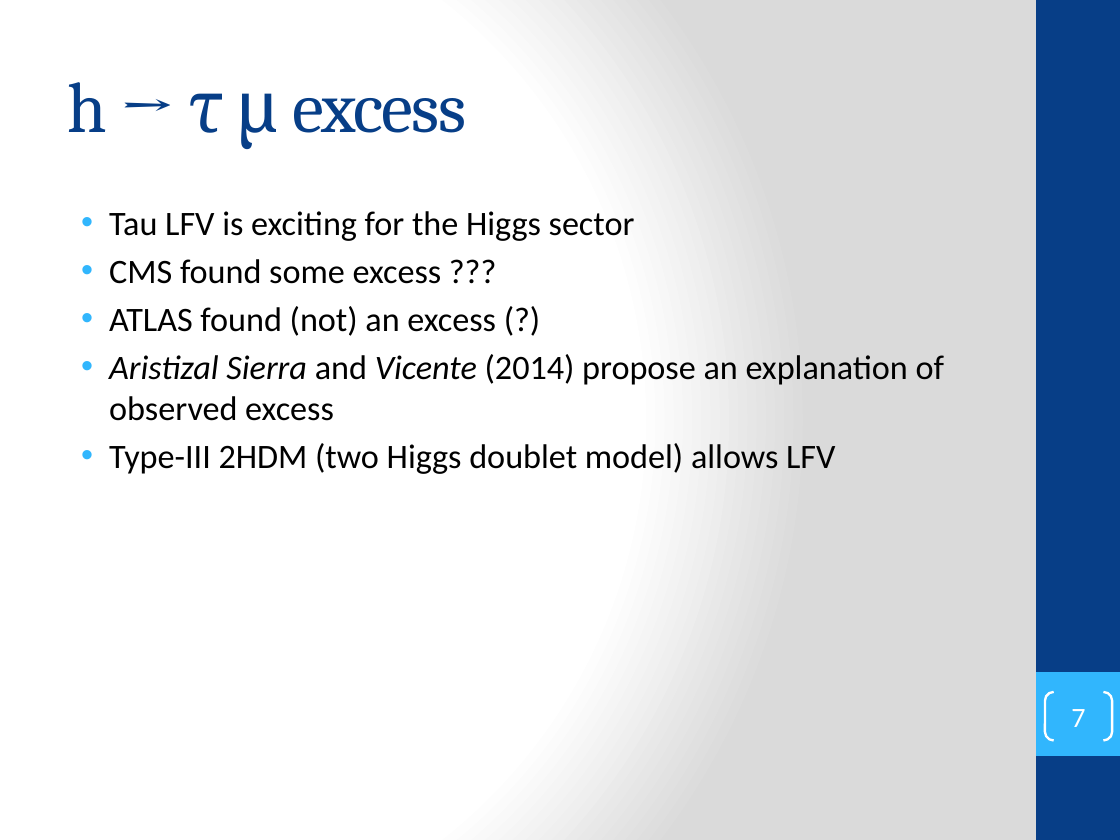
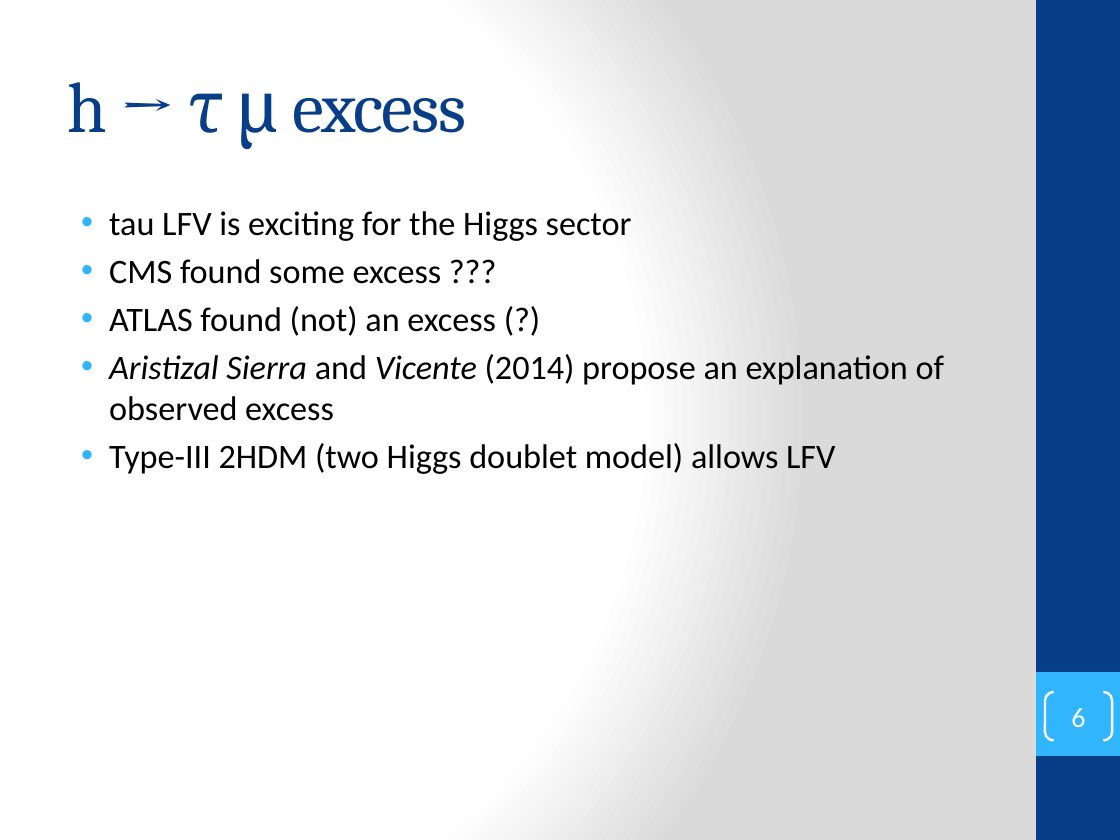
Before and after one commit to secret-agent-drone/lit-review, a slide deck: slide 6 of LiteratureReview_talk/lit_review_talk.pptx (slide 7 before the commit). Drawn at 1120x840 pixels with LibreOffice and Linux fonts; fonts in the diff are those of the drawing. Boxes give left, top, right and bottom in pixels: in the first picture for what was removed or moved away, otherwise in the second. Text is boxed around its words. In the diff, an @@ line names an element or a change of style, - is before the commit and + after.

```diff
--- a/LiteratureReview_talk/lit_review_talk.pptx
+++ b/LiteratureReview_talk/lit_review_talk.pptx
@@ text at <box>109,211,632,241</box>: text changed @@
-• Tau LFV is exciting for the Higgs sector
+• tau LFV is exciting for the Higgs sector
@@ page number at <box>1071,708,1085,727</box>: text changed @@
-7
+6
```
Also in this commit, not shown: 6 other slides changed, 1 slide added, 2 slides removed, 10 other files.
